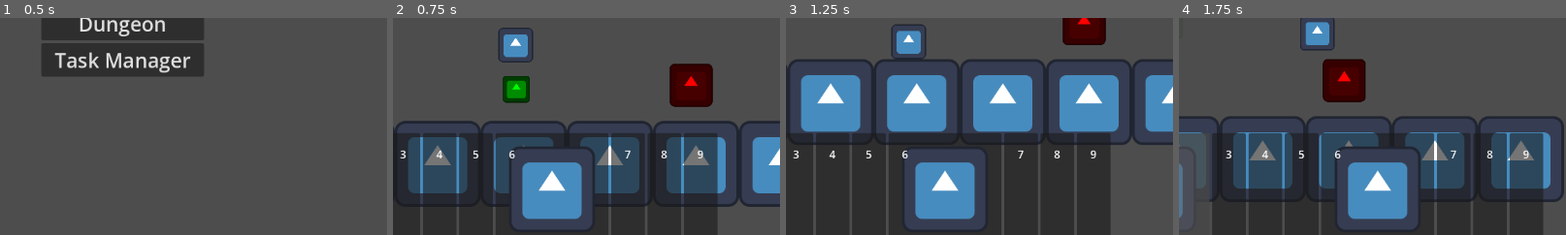
Above: before the commit, frames 1-4 (left to right).
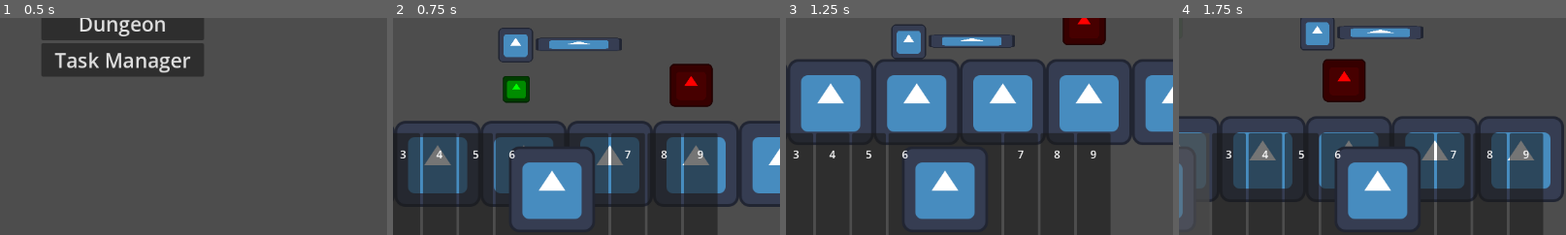
Above: after the commit, the same moments.

Repository: TheHumanMRP/RPG-Life-Tracker
Game: Godot game, scene res://Folders/Systems/Main/Scenes/main_scene.tscn
Same seed, same stepped clock (60 frames per second), same inputs: the game is played once before the commit and once after it. The engine's default icon, where the game draws it, is replaced by a stand-in: a white triangle on a blue panel in a dark square.
Inputs (mouse positions are % of the whole screen's width and height, from its top left):
- Up to frame 1 (0.5 s): no input
- Up to frame 2 (0.75 s): click "Dungeon" at 0.5 s
- Up to frame 3 (1.25 s): no input
- Up to frame 4 (1.75 s): move the mouse to (26, 84) at 1.27 s; hold D (move_right) from 1.28 s (still down); tap T (add_test_sword) at 1.35 s; click (26, 84) at 1.42 s; tap Space (jump) at 1.52 s
The pictures show only the part of the screen within x 34-84%, y 45-94%; the shares and areas given below are measured in that part.

Frame 1 is identical in both runs. In frame 2, 0.9% of the frame differs, in the area x 36-60%, y 8-16%; in frame 3, 0.9%, in the area x 36-60%, y 7-14%; in frame 4, 0.9%.
Error after the commit: Parse Error: A function must either have a ":" followed by a body, or be marked as "@abstract". (res://Folders/Components/Equipment_Manager/equipment_manager.g…

Commit message:
Auto commit at 2026-08-30 20:32:53

Diff:
--- a/Folders/Components/Equipment_Manager/equipment_manager.gd
+++ b/Folders/Components/Equipment_Manager/equipment_manager.gd
@@ -15,6 +15,8 @@
 	SignalBus.equip_item.connect(equip)
 
 	sword_scene.hide()
+
+func setup(player: Player)
 
 func get_item_entry(item_id: int) -> ItemEntry:
 	return AllGlobalItemsManager.get_item_by_id(item_id)
